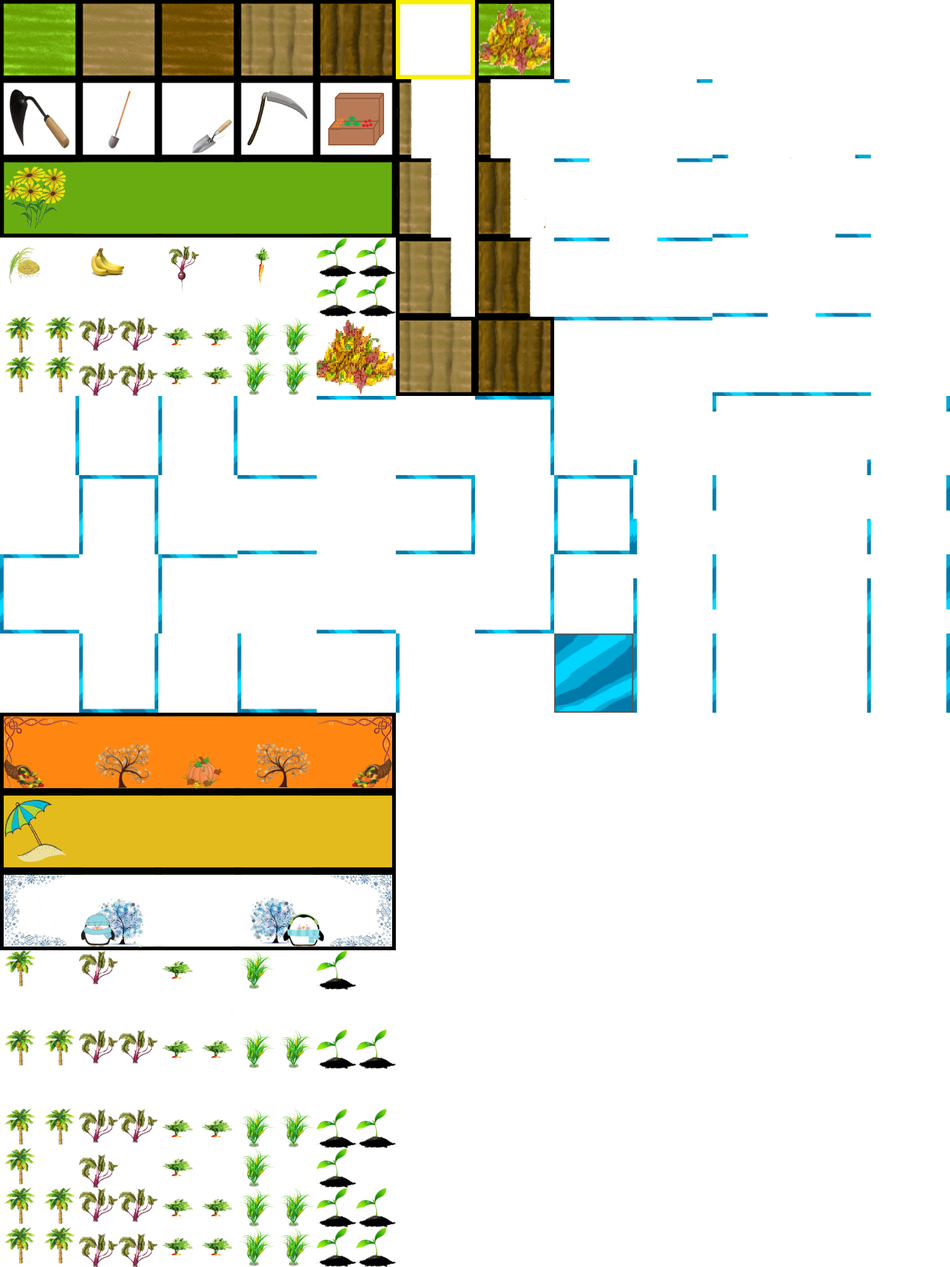
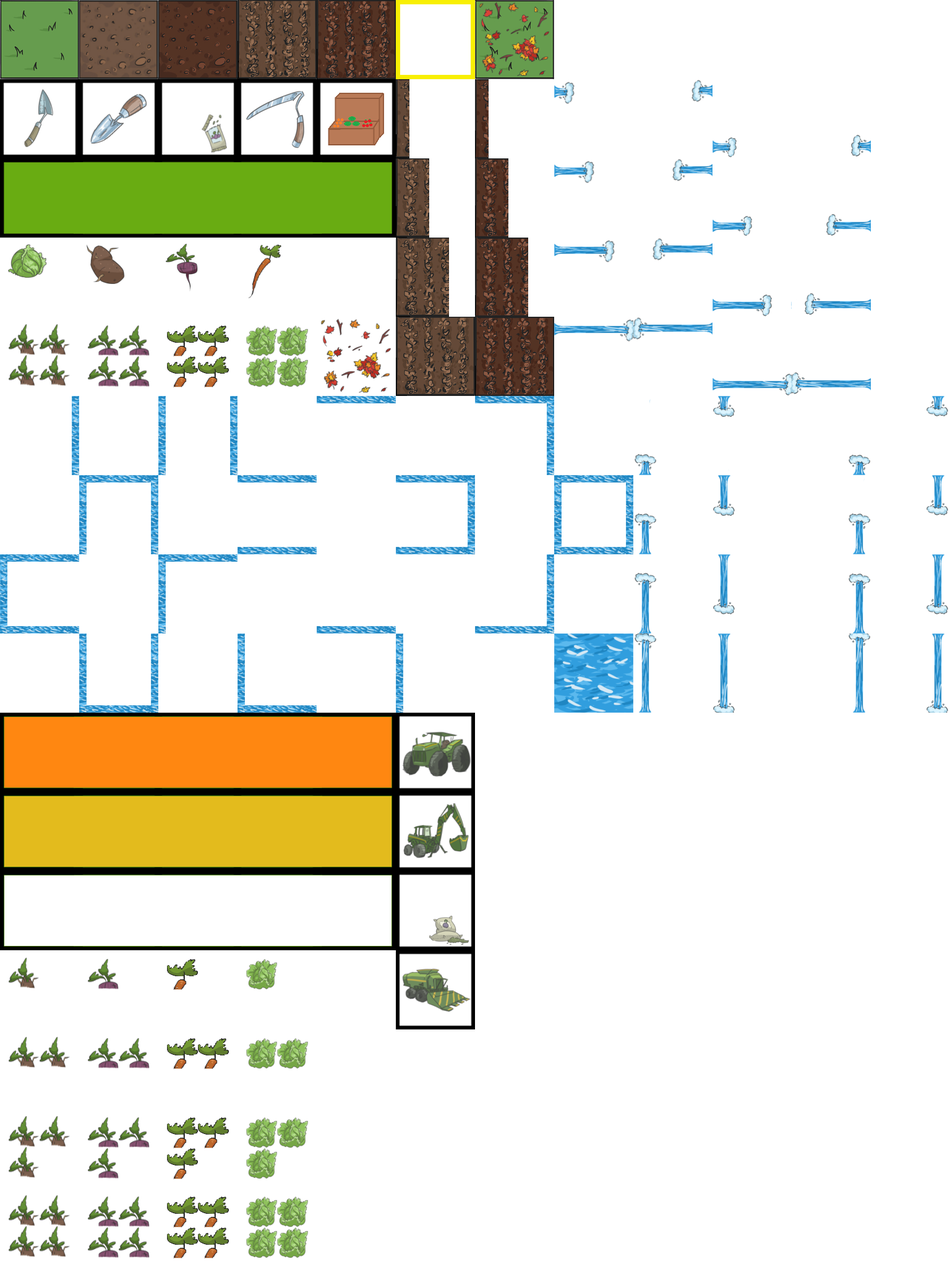
Comparing the layer stacks of the two (950, 1267) images. Changes:
renamed "bud4.png" to "whiteSpace128.png #2", painted on it over (x1=316, y1=475, x2=555, y2=1267)
renamed "bud3.png" to "whiteSpace128.png #1", painted on it over (x1=316, y1=395, x2=634, y2=1188)
renamed "bud1.png" to "nplowedWatered128.png #1", painted on it over (x1=316, y1=316, x2=555, y2=990)
renamed "ric4.png" to "nplowedWatered128_3.png", painted on it over (x1=239, y1=237, x2=529, y2=1267)
renamed "ric3.png" to "nplowedWatered128_2.png", painted on it over (x1=239, y1=158, x2=509, y2=1187)
renamed "ric2.png" to "nplowedWatered128_1.png", painted on it over (x1=239, y1=79, x2=489, y2=1071)
renamed "ric1.png" to "nPlowedUnwatered.png #1", painted on it over (x1=239, y1=316, x2=476, y2=989)
renamed "car4.png" to "nPlowedUnwatered_3.png", painted on it over (x1=161, y1=237, x2=450, y2=1256)
renamed "car3.png" to "nPlowedUnwatered_2.png", painted on it over (x1=161, y1=158, x2=430, y2=1177)
renamed "car2.png" to "nPlowedUnwatered_1.png", painted on it over (x1=161, y1=79, x2=410, y2=1059)
renamed "car1.png" to "market128.png", painted on it over (x1=161, y1=87, x2=396, y2=1012)
renamed "beet4.png" to "scythe128.png", painted on it over (x1=79, y1=87, x2=317, y2=1267)
renamed "beet3.png" to "seeds128.png", painted on it over (x1=79, y1=87, x2=238, y2=1188)
renamed "beet1.png" to "handPlow128.png", painted on it over (x1=0, y1=87, x2=137, y2=985)
renamed "ban4.png" to "nplowedWatered128.png", painted on it over (x1=4, y1=0, x2=396, y2=1264)
renamed "ban3.png" to "nPlowedUnwatered.png", painted on it over (x1=4, y1=0, x2=317, y2=1185)
renamed "ban2.png" to "leaves.png", painted on it over (x1=4, y1=0, x2=555, y2=1090)
renamed "ban1.png" to "sBorder128.png", painted on it over (x1=4, y1=0, x2=476, y2=1006)
renamed "tileSet128.png" to "Background", painted on it over (x1=0, y1=0, x2=950, y2=951)
…and 86 more changes (79 added, 7 painted, 5 renamed, 2 stack)
